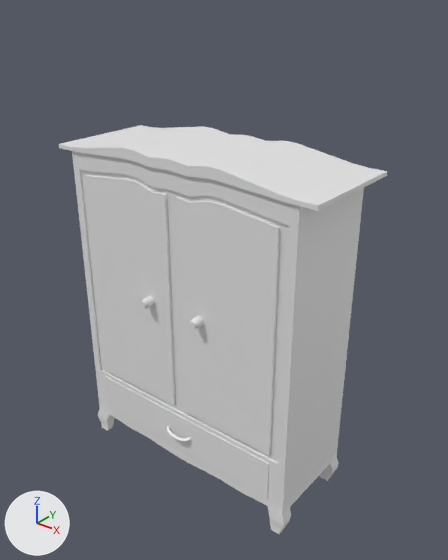
Two versions of the FBX model Blender/FBX/Master Bedroom/Closet.fbx, one commit apart.
Rendered twice from a 50 mm camera at (1.72, -2.08, 2.33) aimed at (0.06, -0.01, 1.05). The lights are fixed; the arrows at lower left show +X, +Y and +Z. Where no turn or scale is listed for an object, it has been applied to the vertices.

The scene before the commit, as lines of its bpy script (objects in view):
```python
me_closet = bpy.data.meshes.new('Closet')
me_closet.from_pydata(...)  # 716 vertices, 704 faces; spans x -0.71..0.71, y -0.21..0.33, z 0.0..1.68
me_closet.materials.append(mat_material)  # white #e7e7e7
me_drawer = bpy.data.meshes.new('Drawer')
me_drawer.from_pydata(...)  # 60 vertices, 60 faces; spans x -0.541..0.541, y -0.039..0.356, z 0.0..0.207
me_drawer.materials.append(mat_material_001)  # white #e7e7e7
me_left_door = bpy.data.meshes.new('Left Door')
me_left_door.from_pydata(...)  # 44 vertices, 42 faces; spans x 0.0..0.509, y -0.063..0.0, z 0.0..1.105
me_left_door.materials.append(mat_material_003)  # white #e7e7e7
me_right_door = bpy.data.meshes.new('Right Door')
me_right_door.from_pydata(...)  # 44 vertices, 42 faces; spans x -0.509..0.0, y -0.063..0.0, z 0.0..1.105
me_right_door.materials.append(mat_material_002)  # white #e7e7e7
ob_closet = bpy.data.objects.new('Closet', me_closet)
ob_closet.location = (0.0, -0.085, 0.001)
ob_drawer = bpy.data.objects.new('Drawer', me_drawer)
ob_drawer.location = (0.0, -0.279, 0.177)
ob_left_door = bpy.data.objects.new('Left Door', me_left_door)
ob_left_door.location = (-0.541, -0.271, 0.434)
ob_right_door = bpy.data.objects.new('Right Door', me_right_door)
ob_right_door.location = (0.541, -0.271, 0.434)
```
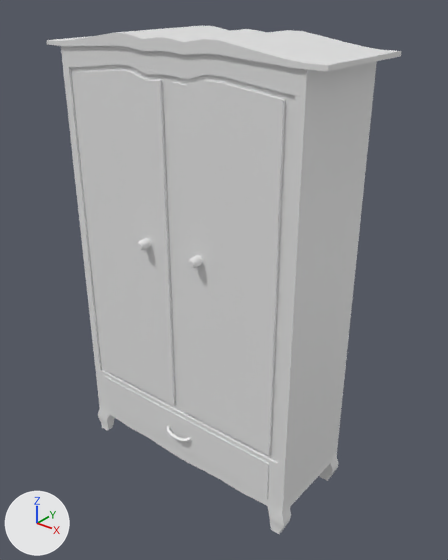
Where the change shows, as pixel boxes (x1, y1, x2, y2) in the pictures (448 x 560 px; the box of a moved part takes in the faces that stretch with it):
'Closet', reshaped (8% wider, 24% taller)
    before: (59, 125, 387, 534)
    after: (46, 25, 401, 534)
'Right Door', reshaped (9% wider, 45% taller)
    before: (176, 197, 280, 455)
    after: (172, 81, 285, 455)
'Left Door', reshaped (11% wider, 45% taller)
    before: (85, 175, 176, 405)
    after: (75, 70, 176, 405)
part 1 of me_right_door, moved or reshaped
    before: (183, 316, 221, 430)
    after: (183, 255, 221, 430)
part 2 of me_right_door, moved or reshaped
    before: (176, 197, 280, 346)
    after: (172, 81, 285, 325)
part 3 of me_closet, moved or reshaped
    before: (59, 125, 387, 233)
    after: (46, 25, 401, 233)
part 4 of me_left_door, moved or reshaped
    before: (140, 296, 174, 405)
    after: (137, 238, 174, 405)
part 5 of me_left_door, moved or reshaped
    before: (86, 175, 167, 325)
    after: (75, 70, 167, 306)

The edits, one by one:
me_right_door has 44 vertices, 42 faces and spans x -0.509..0.0, y -0.063..0.0, z 0.0..1.105.
me_right_door is used by ob_right_door; location (0.541, -0.271, 0.434).
me_right_door part 1: all 24 vertices in x -0.411..-0.369, y -0.063..-0.013, z 0.526..0.568 are moved by (0.0, 0.0, 0.289).
me_right_door part 2: all 10 vertices in x -0.509..0.0, y -0.013..0.0, z 1.073..1.105 are moved by (0.0, 0.0, 0.458).
me_left_door has 44 vertices, 42 faces and spans x 0.0..0.509, y -0.063..0.0, z 0.0..1.105.
me_left_door is used by ob_left_door; location (-0.541, -0.271, 0.434).
me_left_door part 4: all 24 vertices in x 0.369..0.411, y -0.063..-0.013, z 0.526..0.568 are moved by (0.0, 0.0, 0.289).
me_left_door part 5: all 10 vertices in x 0.0..0.509, y -0.013..0.0, z 1.073..1.105 are moved by (0.0, 0.0, 0.458).
me_closet has 716 vertices, 704 faces and spans x -0.71..0.71, y -0.21..0.33, z 0.0..1.68.
me_closet is used by ob_closet; location (0.0, -0.085, 0.001).
me_closet part 3: all 308 vertices in x -0.71..0.71, y -0.21..0.33, z 1.5..1.68 are moved by (0.0, 0.0, 0.46).
